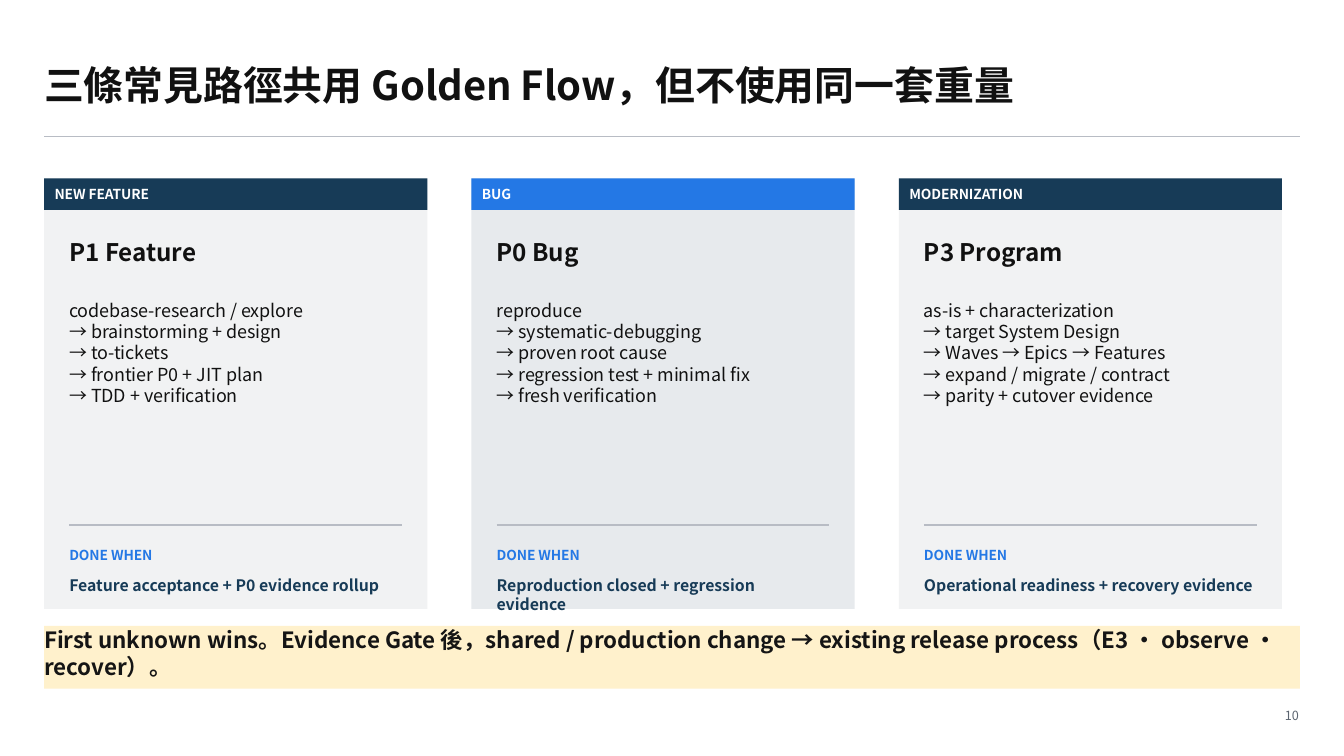
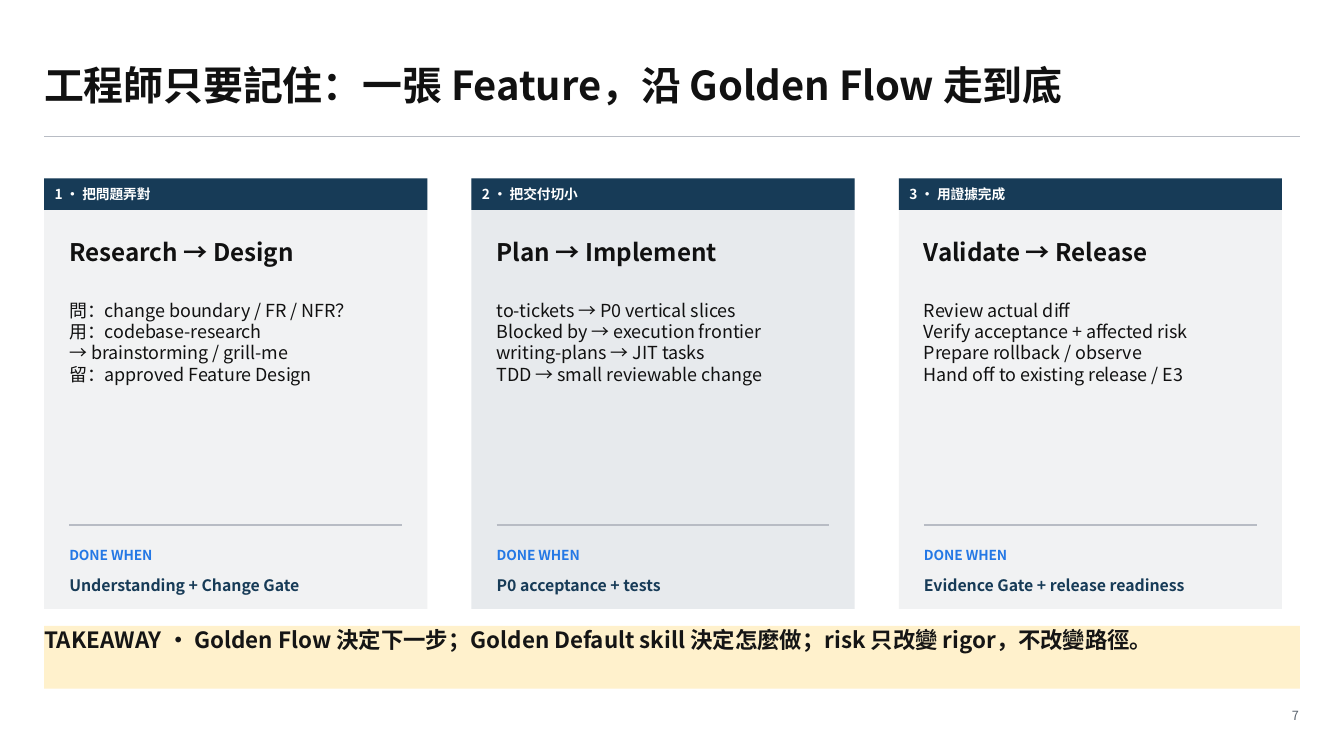
Before and after one commit to yschiang/ai_engineering, a slide deck: slide 7 of presentation/06_Training_Presentation.pptx (slide 10 before the commit). Drawn at 1344x756 pixels with LibreOffice and Linux fonts; fonts in the diff are those of the drawing. Boxes give left, top, right and bottom in pixels: in the first picture for what was removed or moved away, otherwise in the second. Text is boxed around its words. In the diff, an @@ line names an element or a change of style, - is before the commit and + after.

```diff
--- a/presentation/06_Training_Presentation.pptx
+++ b/presentation/06_Training_Presentation.pptx
@@ text at [44, 66, 1062, 105]: text changed @@
-三條常見路徑共用 Golden Flow，但不使用同一套重量
+工程師只要記住：一張 Feature，沿 Golden Flow 走到底
@@ rectangle at [472, 178, 855, 210]: fill #2478E5 to #173B57 @@
@@ text at [55, 186, 150, 204]: text changed @@
-NEW FEATURE
+1 · 把問題弄對
@@ text at [482, 187, 578, 201]: text changed @@
-BUG
+2 · 把交付切小
@@ text at [909, 186, 1005, 204]: text changed @@
-MODERNIZATION
+3 · 用證據完成
@@ text at [69, 241, 294, 267]: text changed @@
-P1 Feature
+Research → Design
@@ text at [497, 241, 717, 267]: text changed @@
-P0 Bug
+Plan → Implement
@@ text at [924, 241, 1148, 262]: text changed @@
-P3 Program
+Validate → Release
@@ text at [69, 302, 354, 386]: text changed @@
-codebase-research / explore
-→ brainstorming + design
-→ to-tickets
-→ frontier P0 + JIT plan
-→ TDD + verification
+問：change boundary / FR / NFR？
+用：codebase-research
+→ brainstorming / grill-me
+留：approved Feature Design
@@ text at [497, 302, 762, 386]: text changed @@
-reproduce
-→ systematic-debugging
-→ proven root cause
-→ regression test + minimal fix
-→ fresh verification
+to-tickets → P0 vertical slices
+Blocked by → execution frontier
+writing-plans → JIT tasks
+TDD → small reviewable change
@@ text at [924, 302, 1188, 386]: text changed @@
-as-is + characterization
-→ target System Design
-→ Waves → Epics → Features
-→ expand / migrate / contract
-→ parity + cutover evidence
+Review actual diff
+Verify acceptance + affected risk
+Prepare rollback / observe
+Hand off to existing release / E3
@@ text at [69, 578, 299, 595]: text changed @@
-Feature acceptance + P0 evidence rollup
+Understanding + Change Gate
@@ text at [497, 579, 660, 595]: text changed @@
-Reproduction closed + regression evidence
+P0 acceptance + tests
@@ text at [924, 578, 1185, 591]: text changed @@
-Operational readiness + recovery evidence
+Evidence Gate + release readiness
@@ text in rectangle at [44, 625, 1152, 653]: text changed @@
-First unknown wins。Evidence Gate 後，shared / production change → existing release process（E3 · observe · recover）。
+TAKEAWAY · Golden Flow 決定下一步；Golden Default skill 決定怎麼做；risk 只改變 rigor，不改變路徑。
@@ text at [1292, 710, 1299, 720]: text changed @@
-10
+7
```
Also in this commit, not shown: 7 other slides changed, 3 slides removed, 15 other files.
